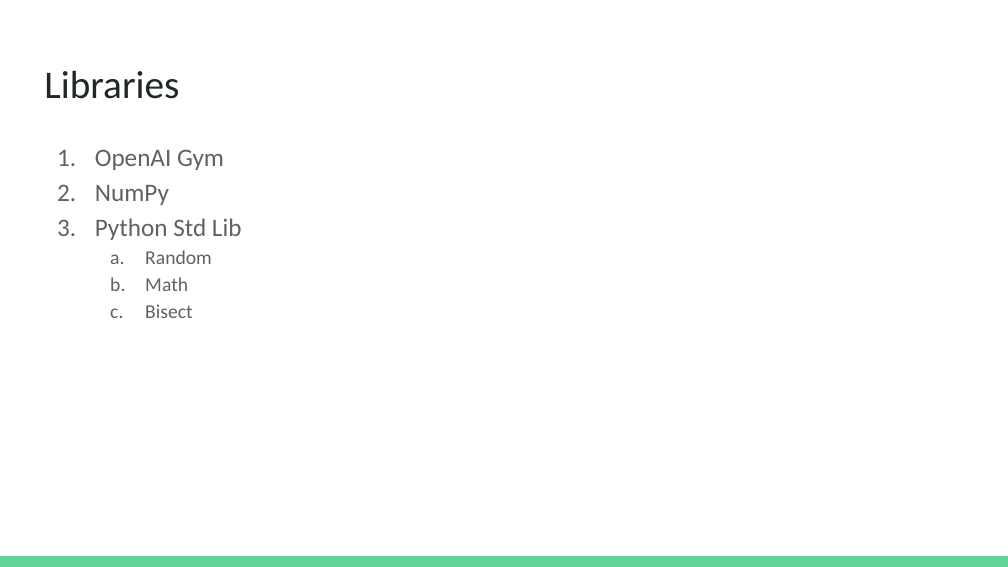
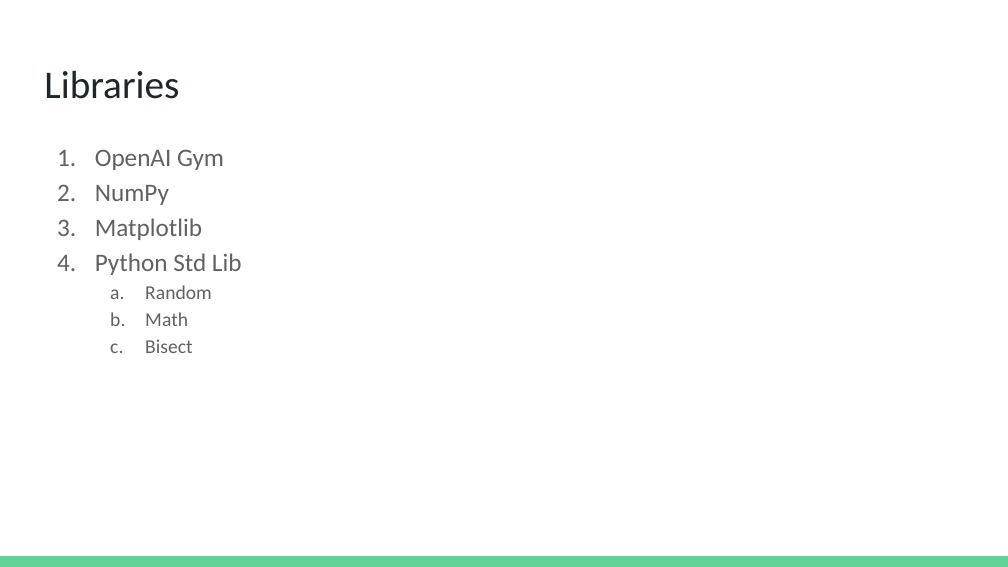
Before and after one commit to ZRich97/CSC480-CartPoleV1, a slide deck: slide 3 of presentation/Richardson_Cartpole.pptx. Drawn at 1008x567 pixels with LibreOffice and Linux fonts; fonts in the diff are those of the drawing. Boxes give left, top, right and bottom in pixels: in the first picture for what was removed or moved away, otherwise in the second. Text is boxed around its words. In the diff, an @@ line names an element or a change of style, - is before the commit and + after.

```diff
--- a/presentation/Richardson_Cartpole.pptx
+++ b/presentation/Richardson_Cartpole.pptx
@@ text at box(95, 218, 202, 240): paragraph added @@
+3. Matplotlib
```
Also in this commit, not shown: 2 other files.
